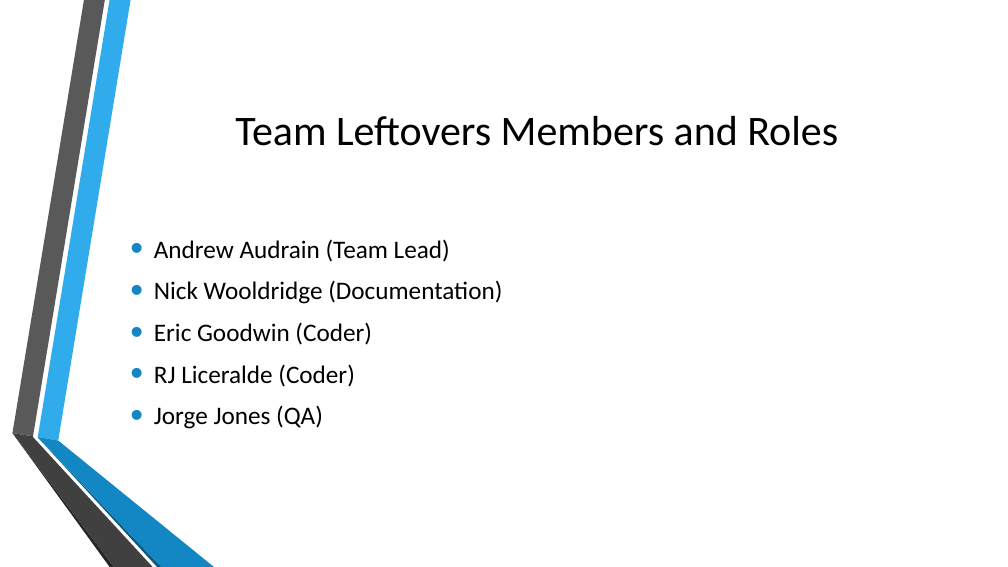
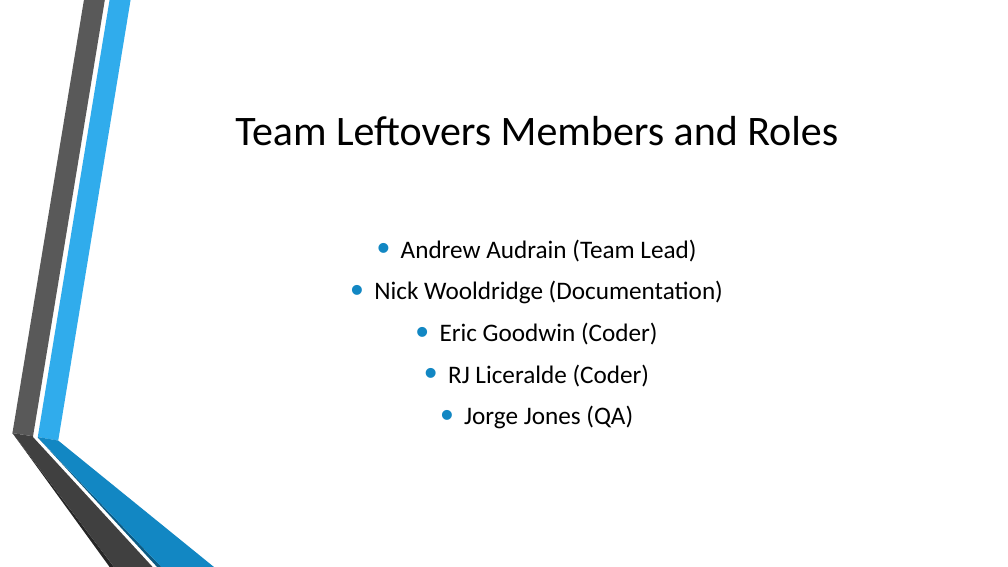
Before and after one commit to nwooldridge/4500_Project, a slide deck: slide 2 of pres.pptx. Drawn at 1008x567 pixels with LibreOffice and Linux fonts; fonts in the diff are those of the drawing; background and template pictures are left out. Boxes give left, top, right and bottom in pixels: in the first picture for what was removed or moved away, otherwise in the second. Text is boxed around its words. In the diff, an @@ line names an element or a change of style, - is before the commit and + after.

```diff
--- a/pres.pptx
+++ b/pres.pptx
@@ text "Andrew Audrain (Team Lead)" at bbox=[374, 239, 723, 429]: alignment left to centre @@
```
Also in this commit, not shown: 3 other slides changed, 3 slides added, 1 slide removed.
